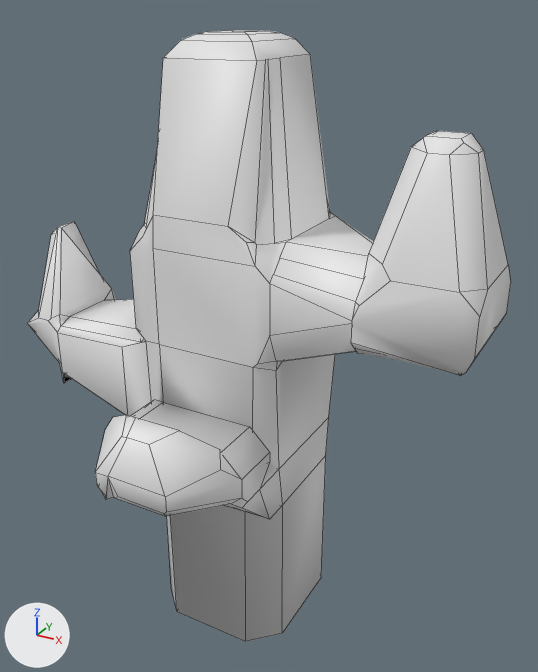
What one commit did to the Blender file Blender/cactus.blend.
One viewpoint serves both versions: a 50 mm camera at (1.67, -2.78, 2.91) aimed at (0.11, 0.05, 1.5). The axes (+X, +Y, +Z) are drawn at lower left. The lights are the same throughout. Mesh edges are drawn as thin lines.
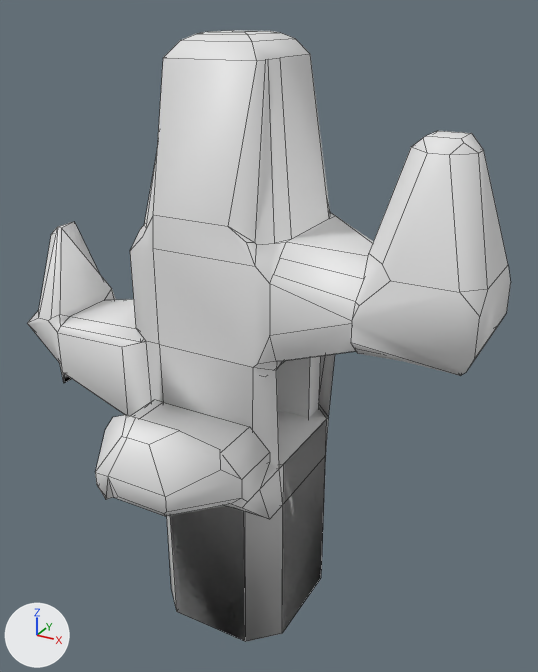
Changed parts and their boxes (x1, y1, x2, y2) in the pictures (538 x 672 px):
part 1 of me_plane, added: after (276, 356, 321, 418)
part 2 of me_plane, built on: before (276, 354, 335, 469); after (170, 361, 327, 640)

The edits, one by one:
me_plane is used by ob_plane; location (0.0, 0.0, 0.0).
me_plane had 402 vertices, 277 faces and spanned x -1.17..1.14, y -0.89..0.75, z 0.0..2.83.
me_plane now has 430 vertices, 296 faces and spans x -1.17..1.14, y -0.89..0.75, z 0.0..2.83.
me_plane part 1: a new loose piece, a box spanning x -0.27..0.26, y 0.2..0.32, z 0.92..1.5.
Part 2, on me_plane:
6 faces are deleted.
4 vertices are added at (-0.37, -0.34, 1.5), (0.31, -0.34, 1.5), (-0.37, 0.34, 1.5), (0.31, 0.34, 1.5).
10 new vertices lie (0.13, 0.0, 0.0) away from vertices in x -0.34, y -0.36..0.3, z 0.8..1.02.
6 new vertices lie (0.0, 0.0, 1.02) away from vertices in x -0.22..0.34, y -0.36..0.36, z 0.0.
2 new faces join them.
17 new faces join them, smooth.
